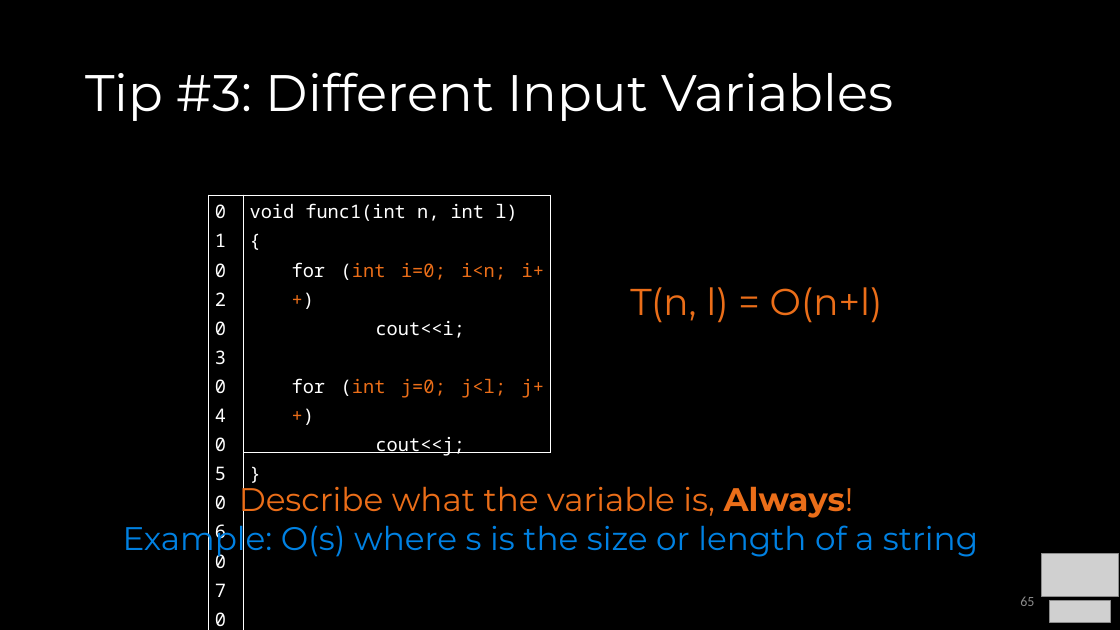
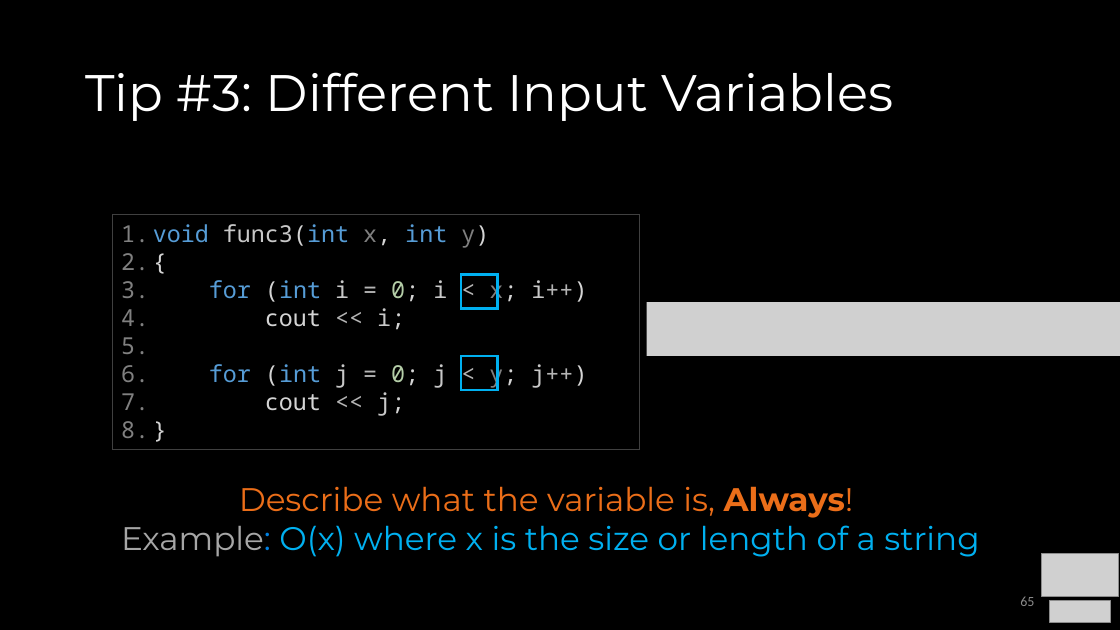
Before and after one commit to COP3530/Instructional-Content, a slide deck: slide 65 of Slides/Slides-PPT/1 - Algorithmic Analysis.pptx. Drawn at 1120x630 pixels with LibreOffice and Linux fonts; fonts in the diff are those of the drawing; grey boxes stand for pictures. Boxes give left, top, right and bottom in pixels: in the first picture for what was removed or moved away, otherwise in the second. Text is boxed around its words. In the diff, an @@ line names an element or a change of style, - is before the commit and + after.

```diff
--- a/Slides/Slides-PPT/1 - Algorithmic Analysis.pptx
+++ b/Slides/Slides-PPT/1 - Algorithmic Analysis.pptx
@@ table removed at <box>208,195,243,425</box>, 1 rows, 1 columns @@
-01 / 02 / 03 / 04 / 05 / 06 / 07 / 08 / 09
@@ table removed at <box>244,195,551,460</box>, 1 rows, 1 columns @@
-void func1(int n, int l) / { / for (int i=0; i<n; i++) / cout<<i; / for (int j=0; j<l; j++) / cout<<j; / }
@@ rectangle added at <box>113,215,639,450</box>, outline #404040 0.75 pt, 20 pt, text #D4D4D4 @@
+1. void func3(int x, int y)
+2. {
+3. for (int i = 0; i < x; i++)
+4. cout << i;
+5. for (int j = 0; j < y; j++)
+6. cout << j;
+7. }
@@ rectangle added at <box>461,275,497,309</box>, outline #00B0F0 2.25 pt @@
@@ text removed at <box>630,287,883,323</box> @@
-  T(n, l) = O(n+l)
@@ picture added at <box>647,302,1120,356</box> @@
@@ rectangle added at <box>461,356,497,391</box>, outline #00B0F0 2.25 pt @@
@@ text at <box>121,525,979,557</box>: text changed; text colour #0081E2 to #00B0F0 @@
-Example: O(s) where s is the size or length of a string
+Example: O(x) where x is the size or length of a string
```
Also in this commit, not shown: 11 other slides changed, 1 other file.
